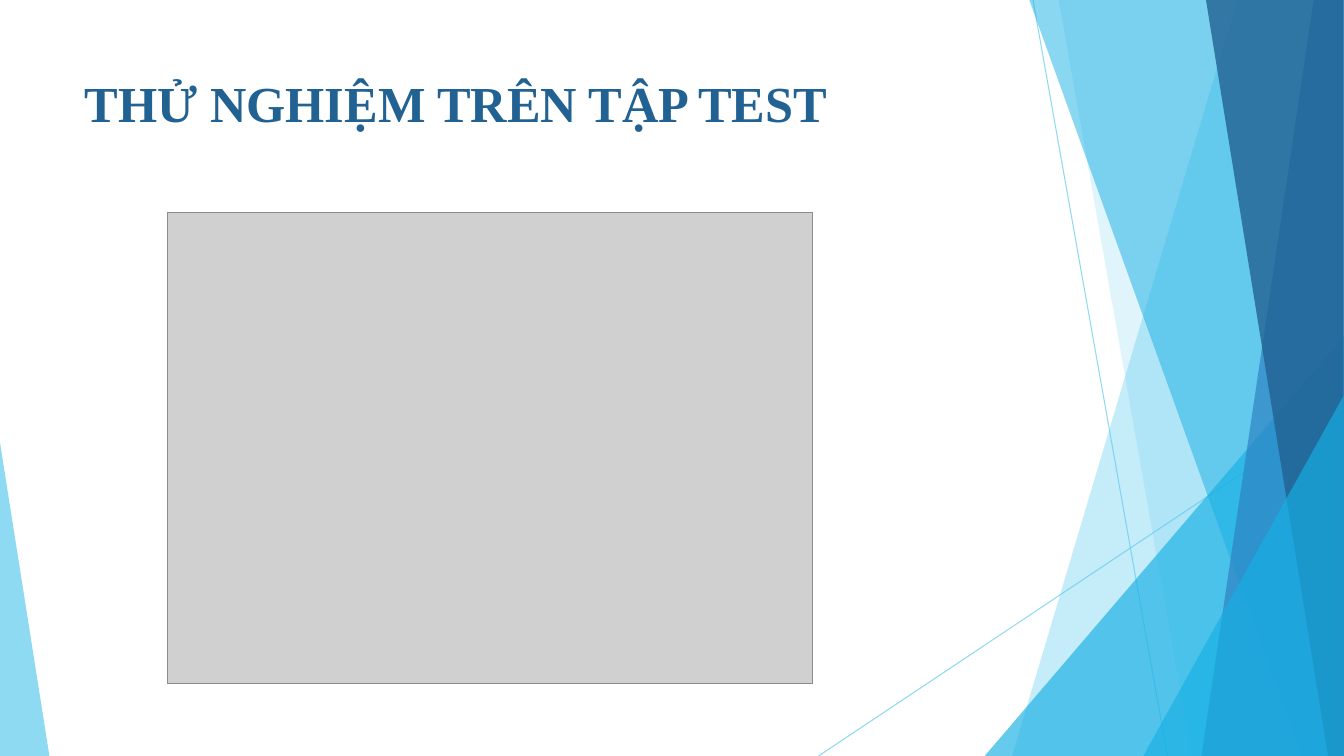
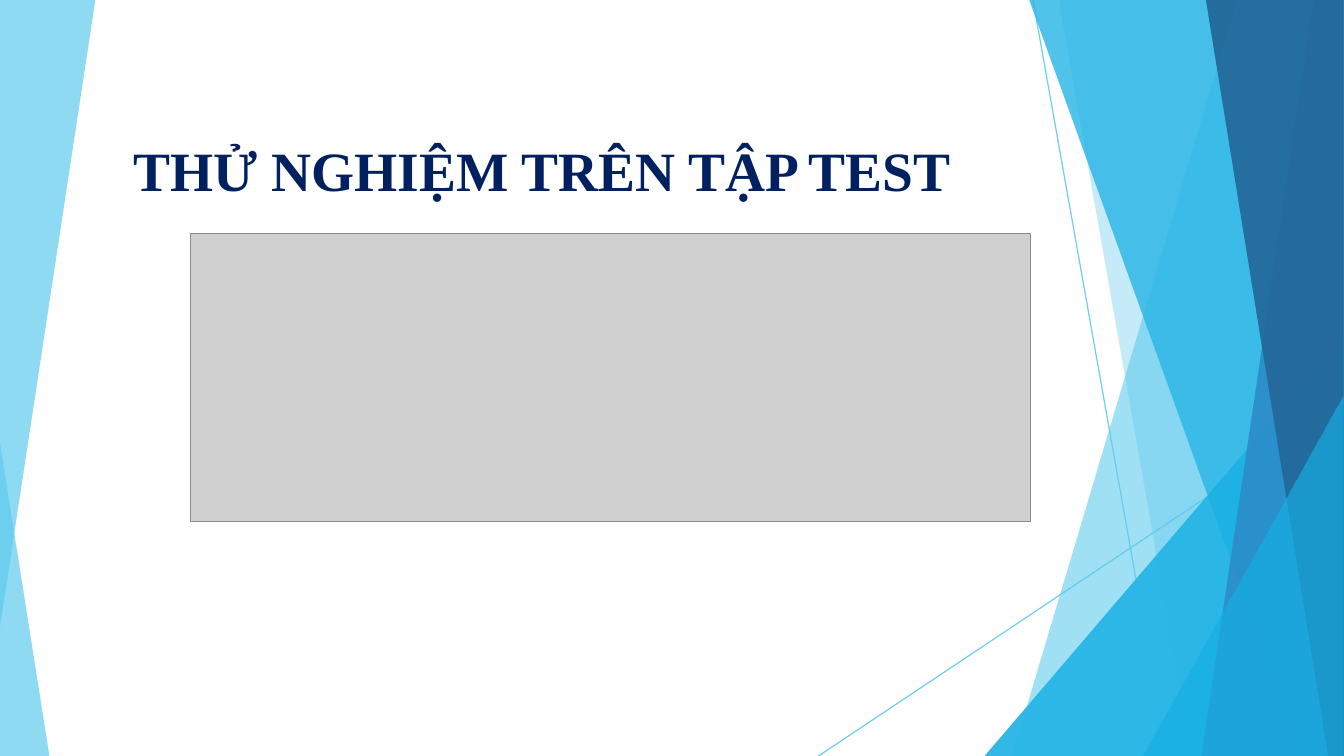
Before and after one commit to NguyenVTai/Datascience_2016-2, a slide deck: slide 27 of report/BÁO CÁO ĐỒ ÁN CUỐI KỲ.pptx (slide 22 before the commit). Drawn at 1344x756 pixels with LibreOffice and Linux fonts; fonts in the diff are those of the drawing; grey boxes stand for pictures. Boxes give left, top, right and bottom in pixels: in the first picture for what was removed or moved away, otherwise in the second. Text is boxed around its words. In the diff, an @@ line names an element or a change of style, - is before the commit and + after.

```diff
--- a/report/BÁO CÁO ĐỒ ÁN CUỐI KỲ.pptx
+++ b/report/BÁO CÁO ĐỒ ÁN CUỐI KỲ.pptx
@@ title "THỬ NGHIỆM TRÊN TẬP TEST": place and size @@
-title "THỬ NGHIỆM TRÊN TẬP TEST" at [85,83,827,132]
+title "THỬ NGHIỆM TRÊN TẬP TEST" at [134,148,951,201]
@@ title "THỬ NGHIỆM TRÊN TẬP TEST" at [134,148,951,201]: size 36 to 39.6 pt, text colour #226292 to #002060; vertical alignment top to bottom @@
@@ picture removed at [167,213,813,684] @@
@@ picture added at [191,234,1031,521] @@
@@ group added at [0,0,1344,756]: 6 freeform shapes, 2 lines, 2 triangles @@
```
Also in this commit, not shown: 9 other slides changed, 8 slides added, 2 slides removed.
